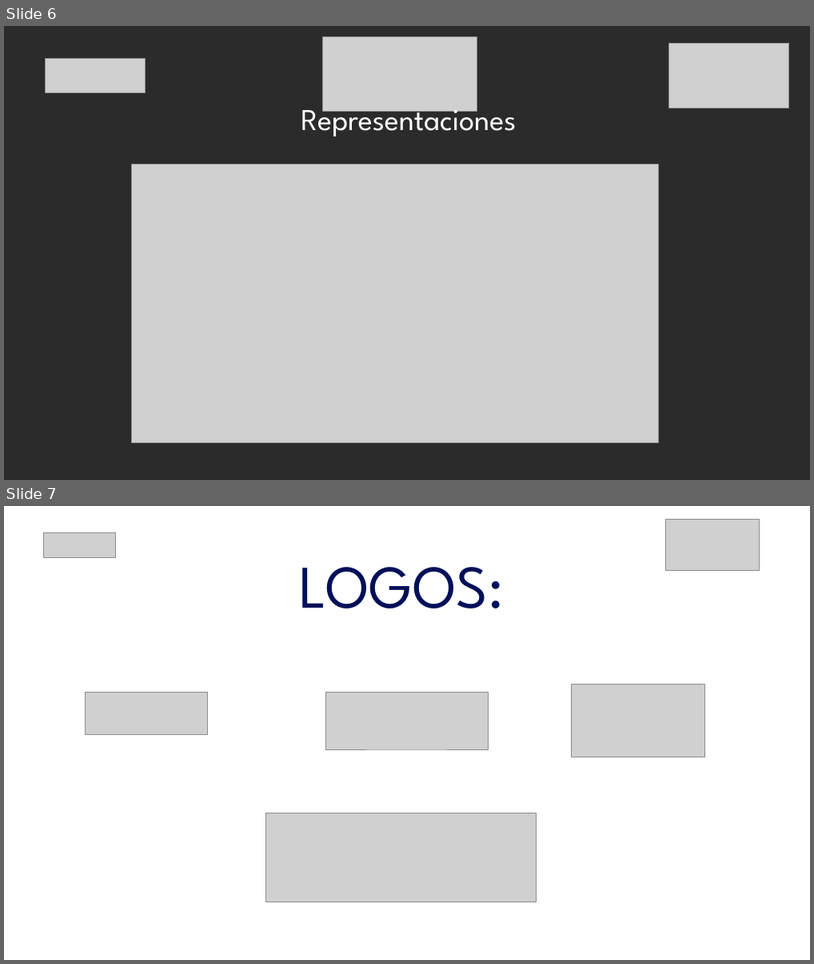
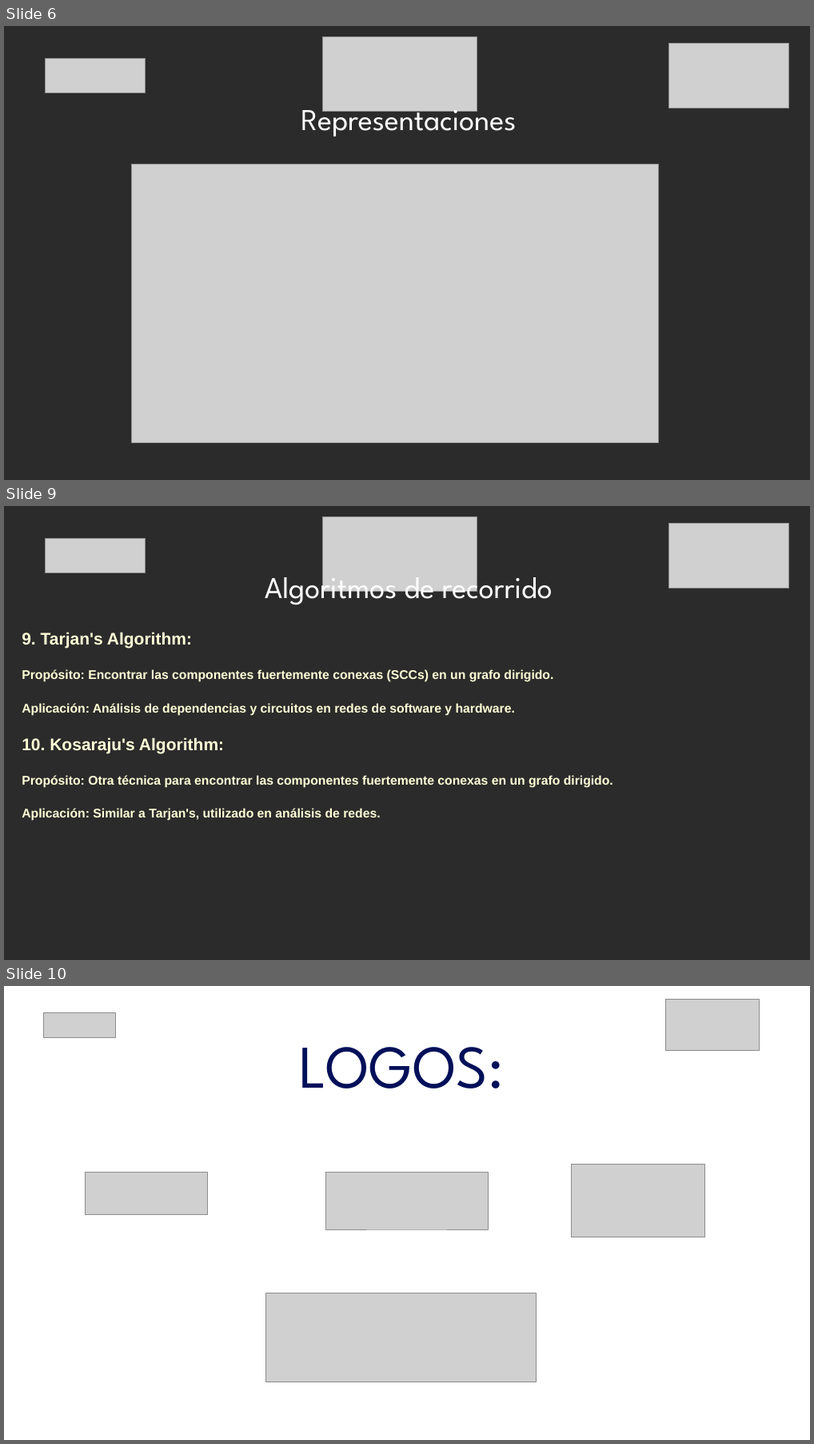
Before and after one commit to jflatorreo/TalentoTech_FullStack, a slide deck: Material pedagógico/Modulo 2/Clase 3/Clase 3 - Modulo 2.pptx. Shown one above the other, each under a label of ours: slides 6 and 7 before the commit, slides 6, 9 and 10 after it; the slides between them are not shown. The pictures are 814x964 and 814x1444 pixels, drawn with LibreOffice and Linux fonts; fonts in the diff are those of the drawing; grey boxes stand for pictures; background and template pictures are left out; a plain dark background stands for a picture behind light text. Boxes give left, top, right and bottom in pixels: in the first picture for what was removed or moved away, otherwise in the second. Text is boxed around its words. In the diff, an @@ line names an element or a change of style, - is before the commit and + after.

```diff
--- a/Material pedagógico/Modulo 2/Clase 3/Clase 3 - Modulo 2.pptx
+++ b/Material pedagógico/Modulo 2/Clase 3/Clase 3 - Modulo 2.pptx
@@ slide 9 added at bbox=[4, 506, 810, 960], background picture (left out) @@
@@ picture added at bbox=[323, 517, 478, 591] @@
@@ picture added at bbox=[670, 523, 790, 588] @@
@@ picture added at bbox=[46, 538, 145, 572] @@
@@ text added at bbox=[265, 568, 553, 608], 36 pt, text #FFFFFF @@
+Algoritmos de recorrido
@@ text added at bbox=[22, 632, 614, 820], 15 pt, text #FFFFD7, bold @@
+9. Tarjan's Algorithm:
+Propósito: Encontrar las componentes fuertemente conexas (SCCs) en un grafo dirigido.
+Aplicación: Análisis de dependencias y circuitos en redes de software y hardware.
+10. Kosaraju's Algorithm:
+Propósito: Otra técnica para encontrar las componentes fuertemente conexas en un grafo dirigido.
+Aplicación: Similar a Tarjan's, utilizado en análisis de redes.
@@ what was slide 7 is now slide 10 @@
```
Also in this commit, not shown: 2 other slides added, 3 other files.
